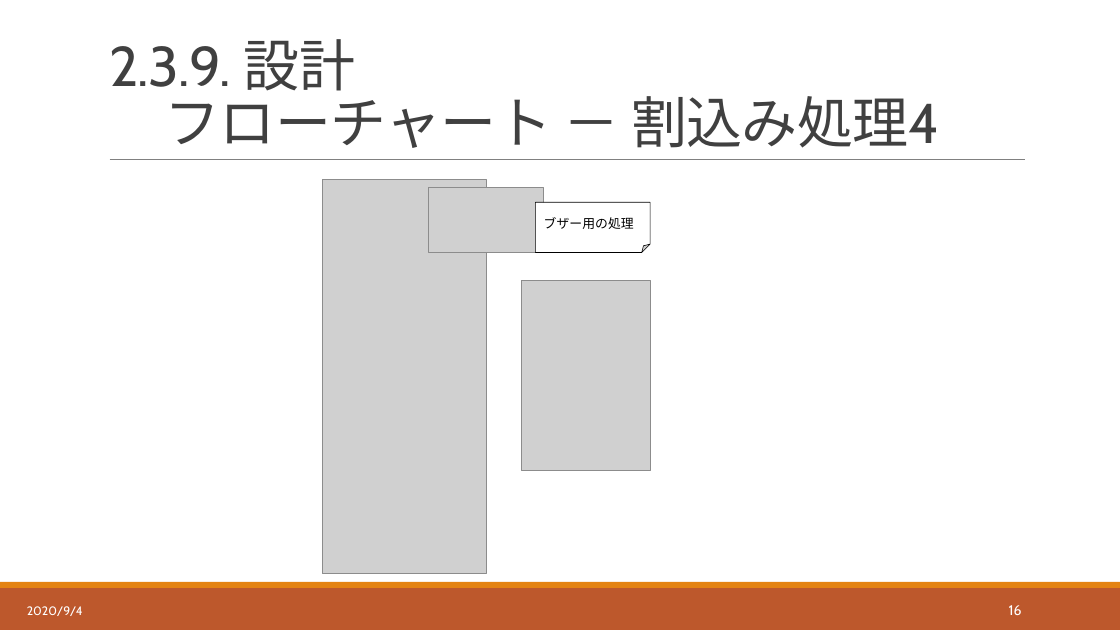
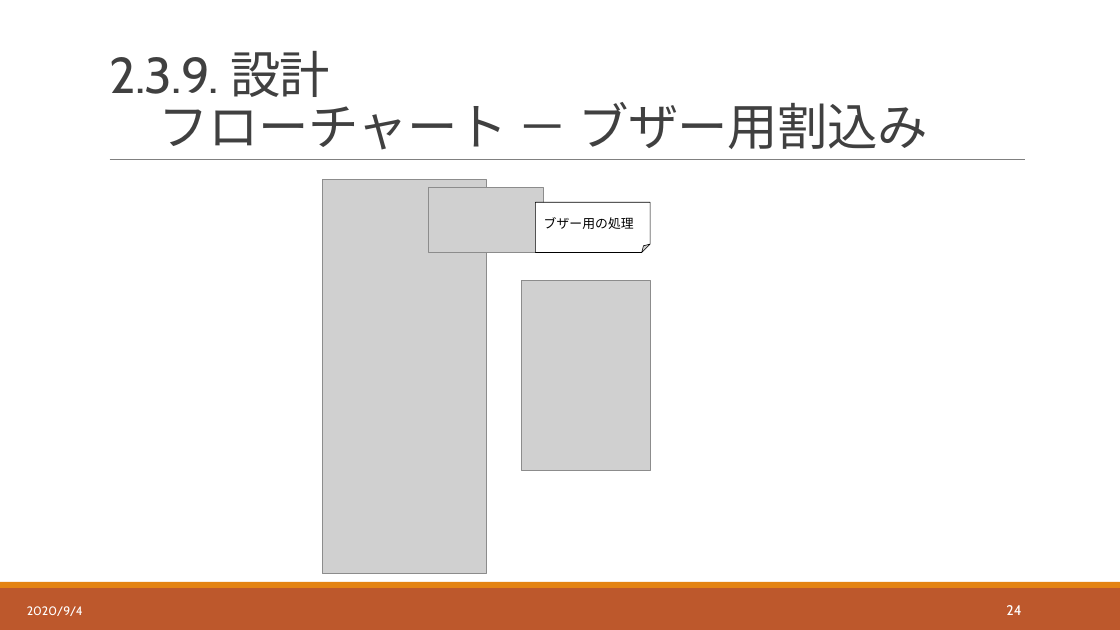
Before and after one commit to hakohumi/comp.train.whack-a-mole, a slide deck: slide 25 of 資料/設計書/発表資料/設計レビュー_発表資料.pptx (slide 17 before the commit). Drawn at 1120x630 pixels with LibreOffice and Linux fonts; fonts in the diff are those of the drawing; grey boxes stand for pictures. Boxes give left, top, right and bottom in pixels: in the first picture for what was removed or moved away, otherwise in the second. Text is boxed around its words. In the diff, an @@ line names an element or a change of style, - is before the commit and + after.

```diff
--- a/資料/設計書/発表資料/設計レビュー_発表資料.pptx
+++ b/資料/設計書/発表資料/設計レビュー_発表資料.pptx
@@ title at box(109, 51, 927, 150): text changed; size 48 to 43.2 pt @@
-2.3.9. 設計
-フローチャート － 割込み処理4
+2.3.9. 設計
+フローチャート － ブザー用割込み
@@ page number at box(1006, 605, 1021, 615): text changed @@
-16
+24
```
Also in this commit, not shown: 4 other slides changed, 2 slides added.
